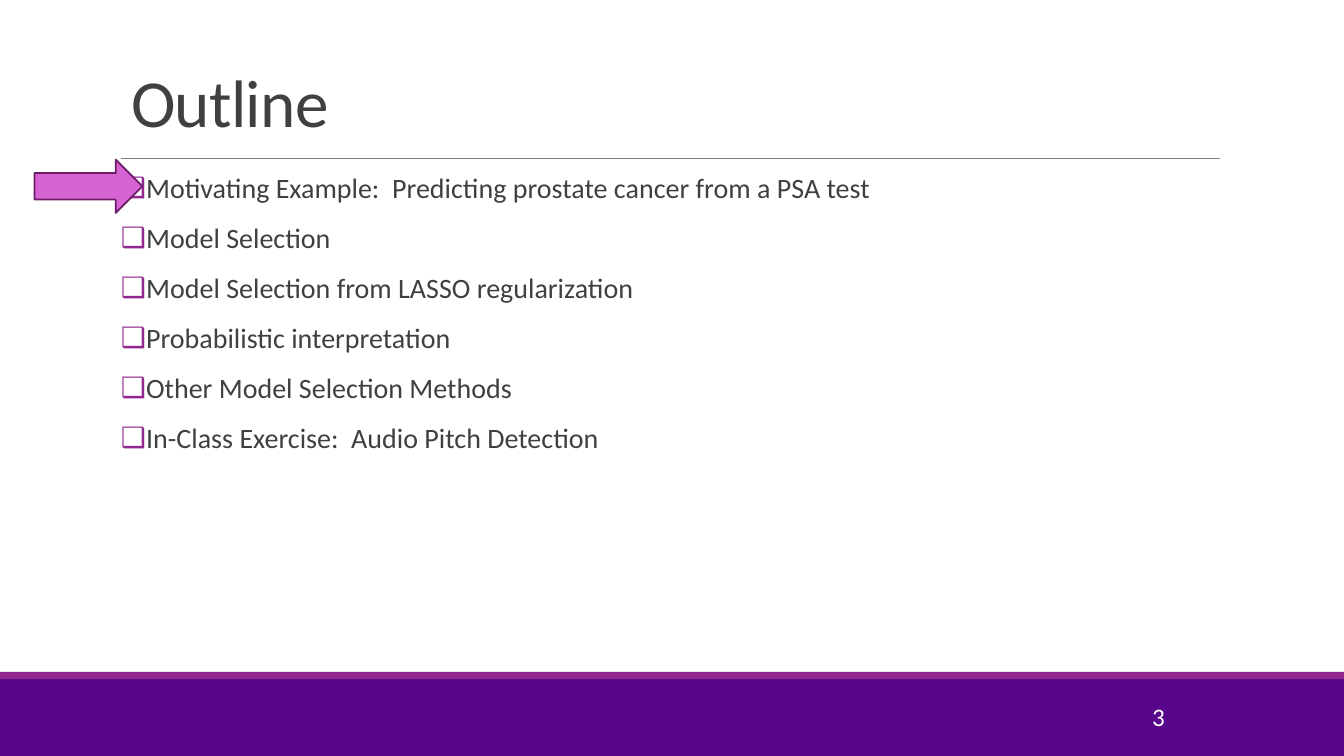
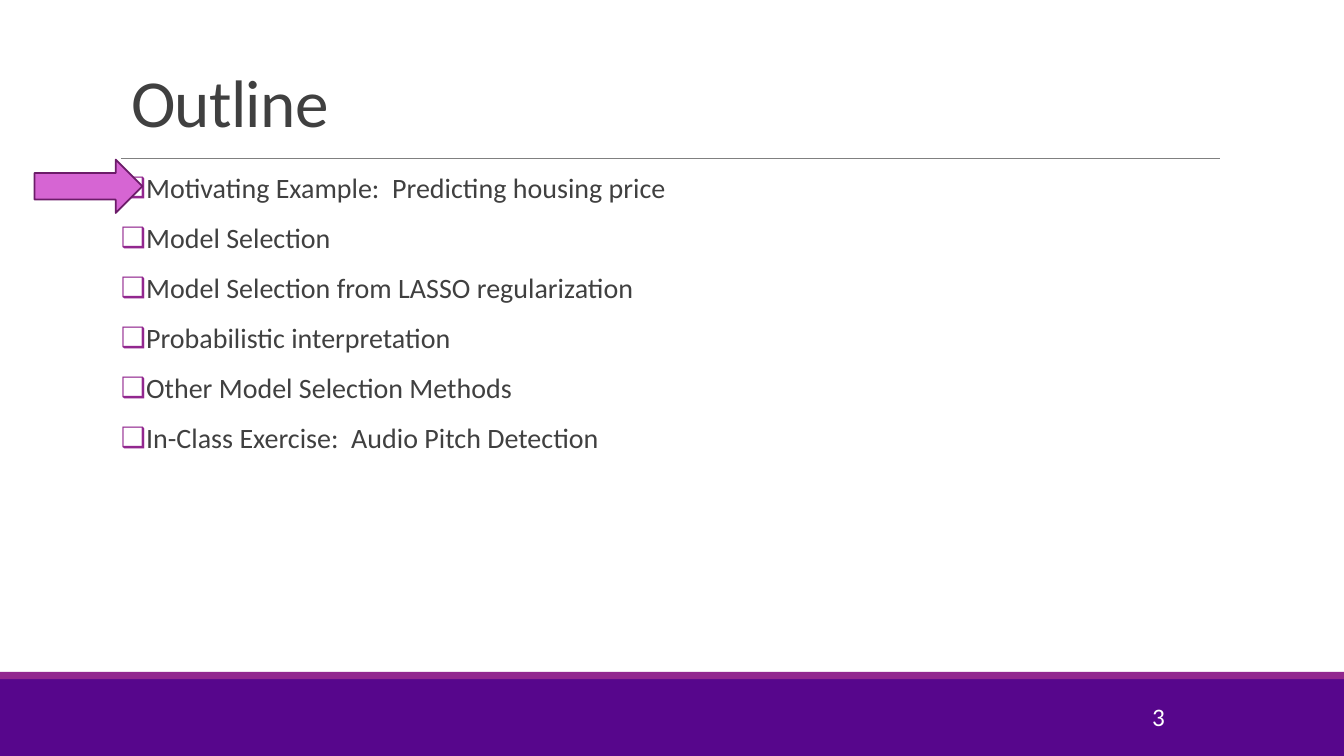
Before and after one commit to sdrangan/introml, a slide deck: slide 3 of lectures/Lect05_Lasso.pptx. Drawn at 1344x756 pixels with LibreOffice and Linux fonts; fonts in the diff are those of the drawing; background and template pictures are left out. Boxes give left, top, right and bottom in pixels: in the first picture for what was removed or moved away, otherwise in the second. Text is boxed around its words. In the diff, an @@ line names an element or a change of style, - is before the commit and + after.

```diff
--- a/lectures/Lect05_Lasso.pptx
+++ b/lectures/Lect05_Lasso.pptx
@@ text at [146,178,666,203]: text changed @@
-❑ Motivating Example: Predicting prostate cancer from a PSA test
+❑ Motivating Example: Predicting housing price
```
Also in this commit, not shown: 3 other slides changed, 12 slides added, 4 slides removed, 4 other files.
